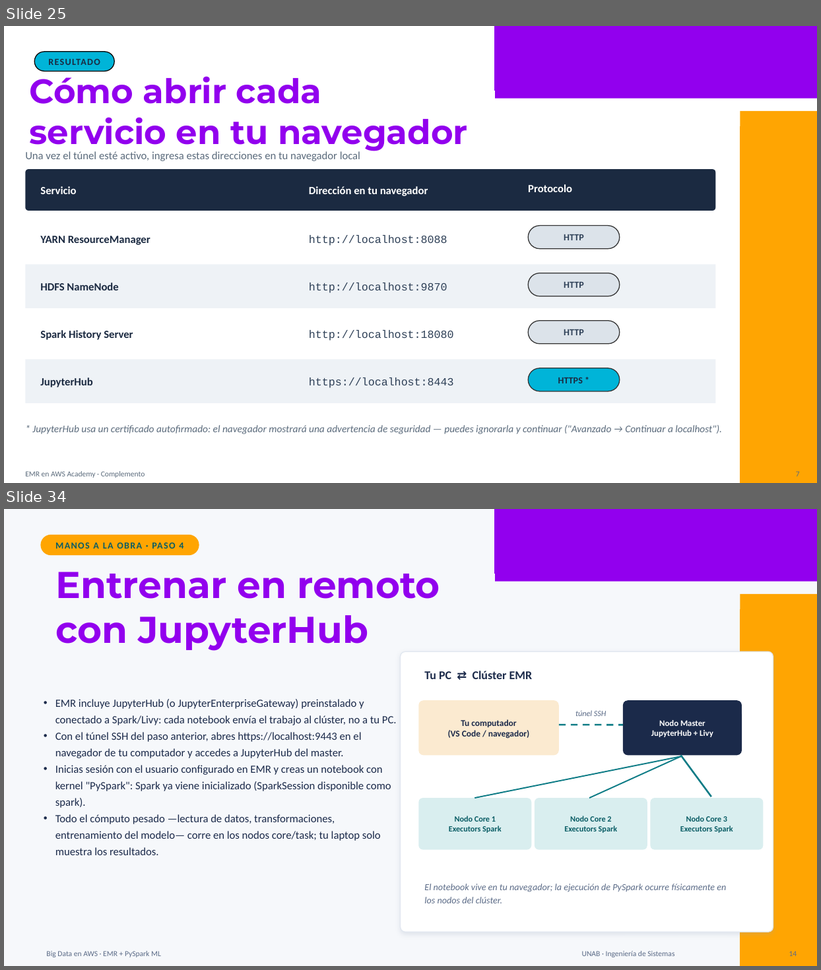
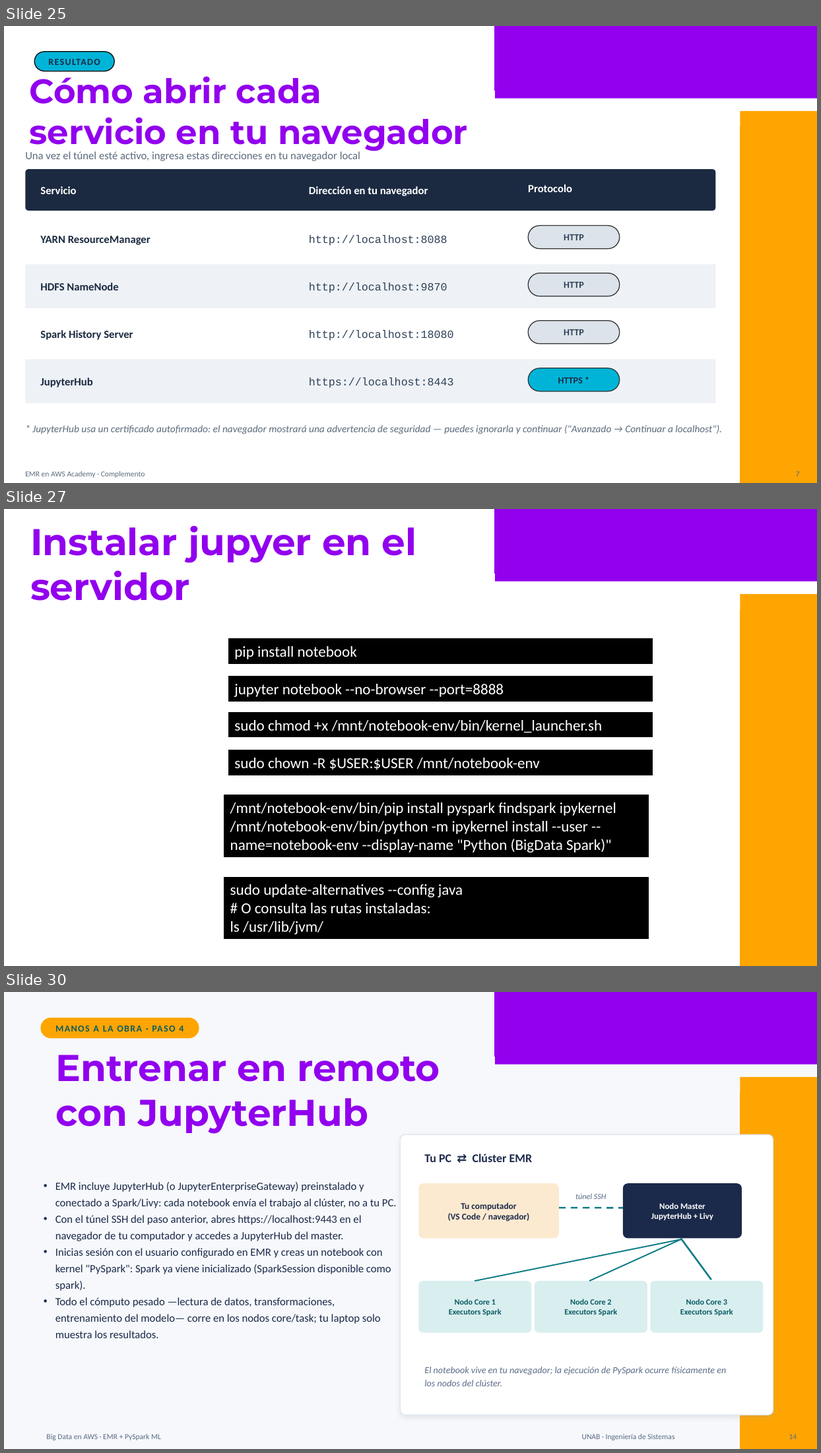
Before and after one commit to adiacla/bigdata, a slide deck: 202660/EMR_BigData_PySpark_ML_FINAL.pptx. Shown one above the other, each under a label of ours: slides 25 and 34 before the commit, slides 25, 27 and 30 after it; the slides between them are not shown. The pictures are 821x970 and 821x1453 pixels, drawn with LibreOffice and Linux fonts; fonts in the diff are those of the drawing; background and template pictures are left out. Boxes give left, top, right and bottom in pixels: in the first picture for what was removed or moved away, otherwise in the second. Text is boxed around its words. In the diff, an @@ line names an element or a change of style, - is before the commit and + after.

```diff
--- a/202660/EMR_BigData_PySpark_ML_FINAL.pptx
+++ b/202660/EMR_BigData_PySpark_ML_FINAL.pptx
@@ slide 27 added at bbox=[4, 509, 817, 966], background #FFFFFF; not listed: 4 template elements that a slide beside it also shows @@
@@ text added at bbox=[30, 525, 417, 601], 44 pt, text #9200EE, bold @@
+Instalar jupyer en el
+servidor
@@ rectangle added at bbox=[228, 639, 652, 663], fill #000000, outline #000000 1 pt, 18 pt, text #FFFFFF @@
+pip install notebook
@@ rectangle added at bbox=[228, 677, 652, 701], fill #000000, outline #000000 1 pt, 18 pt, text #FFFFFF @@
+jupyter notebook --no-browser --port=8888
@@ rectangle added at bbox=[228, 713, 652, 737], fill #000000, outline #000000 1 pt, 18 pt, text #FFFFFF @@
+sudo chmod +x /mnt/notebook-env/bin/kernel_launcher.sh
@@ rectangle added at bbox=[228, 751, 652, 775], fill #000000, outline #000000 1 pt, 18 pt, text #FFFFFF @@
+sudo chown -R $USER:$USER /mnt/notebook-env
@@ rectangle added at bbox=[224, 795, 648, 857], fill #000000, outline #000000 1 pt, 18 pt, text #FFFFFF @@
+/mnt/notebook-env/bin/pip install pyspark findspark ipykernel
+/mnt/notebook-env/bin/python -m ipykernel install --user --name=notebook-env --display-name "Python (BigData Spark)"
@@ rectangle added at bbox=[224, 877, 648, 939], fill #000000, outline #000000 1 pt, 18 pt, text #FFFFFF @@
+sudo update-alternatives --config java
+# O consulta las rutas instaladas:
+ls /usr/lib/jvm/
@@ what was slide 34 is now slide 30 @@
```
Also in this commit, not shown: 1 slide changed, 2 other slides added, 7 slides removed.
